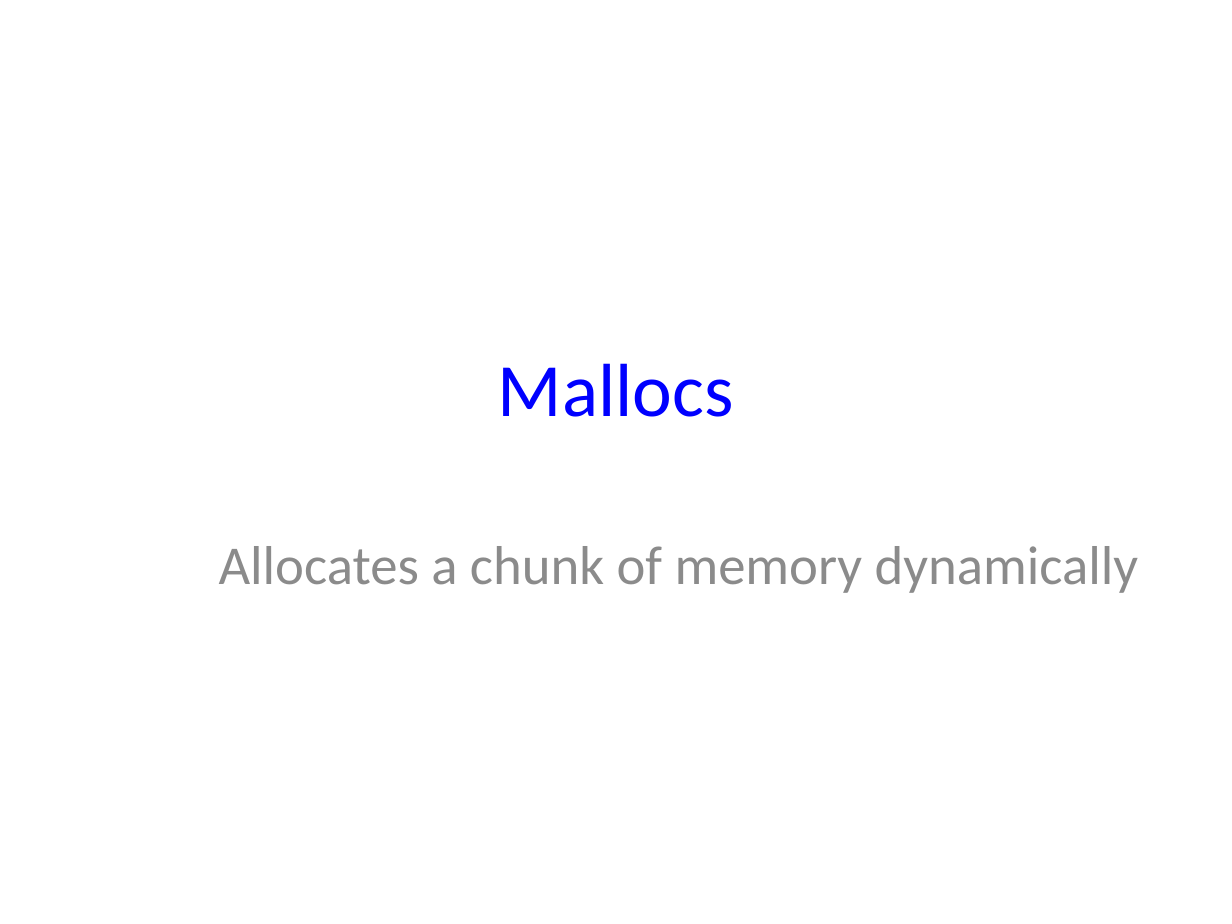
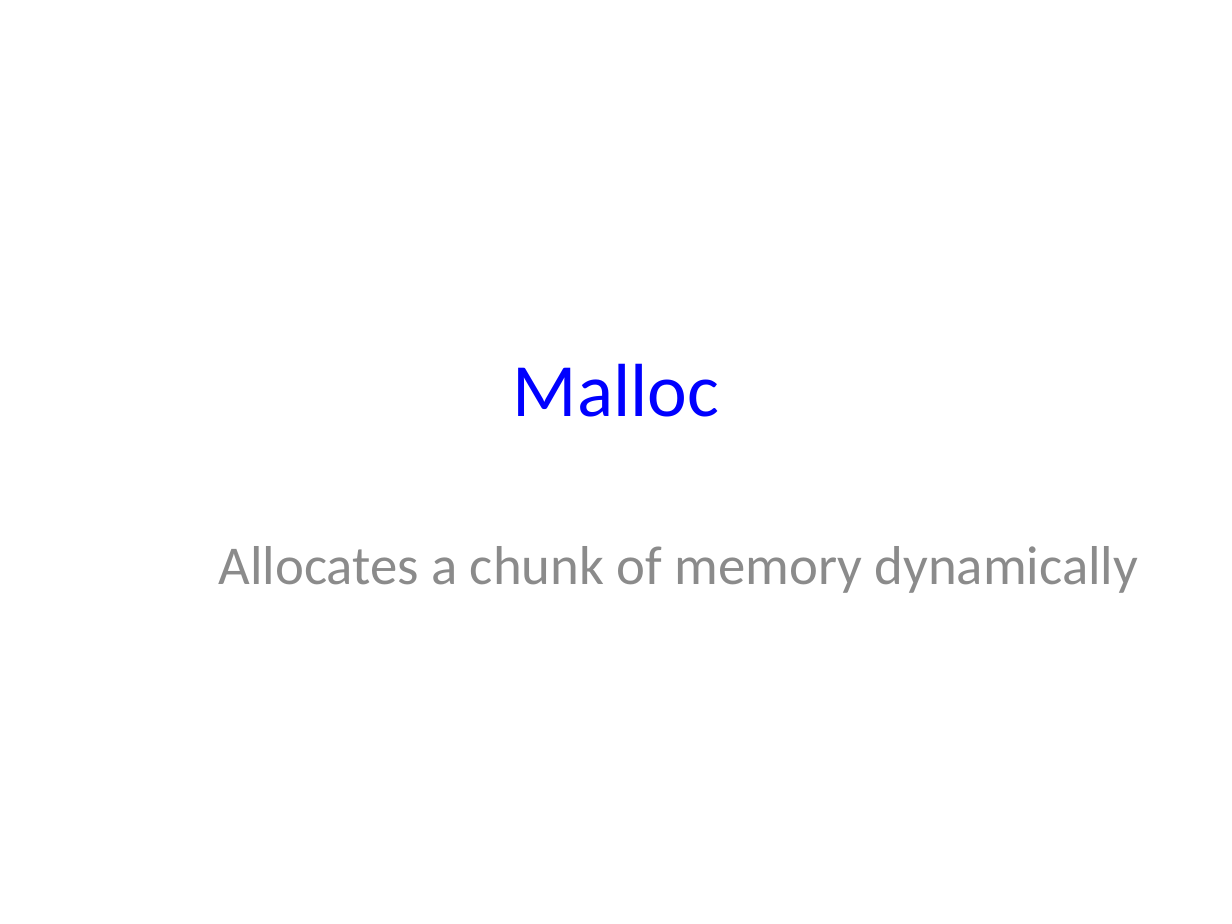
Before and after one commit to NYU-CSO/nyu-cso.github.io, a slide deck: slide 9 of notes/06-struct-malloc.pptx (slide 8 before the commit). Drawn at 1232x924 pixels with LibreOffice and Linux fonts; fonts in the diff are those of the drawing. Boxes give left, top, right and bottom in pixels: in the first picture for what was removed or moved away, otherwise in the second. Text is boxed around its words. In the diff, an @@ line names an element or a change of style, - is before the commit and + after.

```diff
--- a/notes/06-struct-malloc.pptx
+++ b/notes/06-struct-malloc.pptx
@@ title at (x1=513, y1=363, x2=719, y2=417): text changed @@
-Mallocs
+Malloc
```
Also in this commit, not shown: 13 other slides changed, 7 slides added, 6 slides removed, 1 other file.
